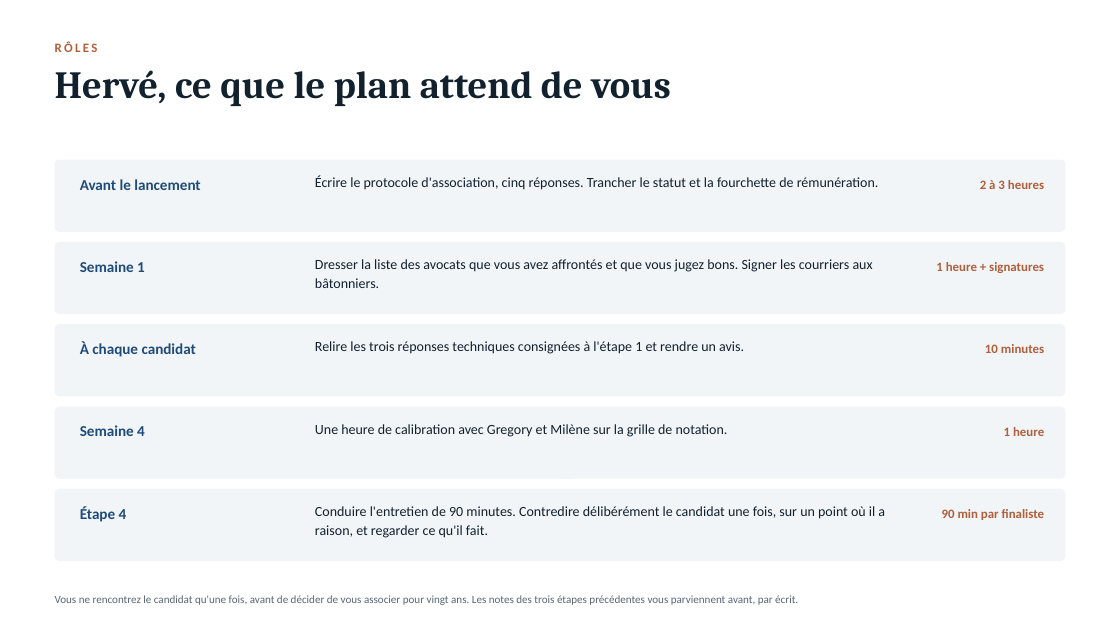
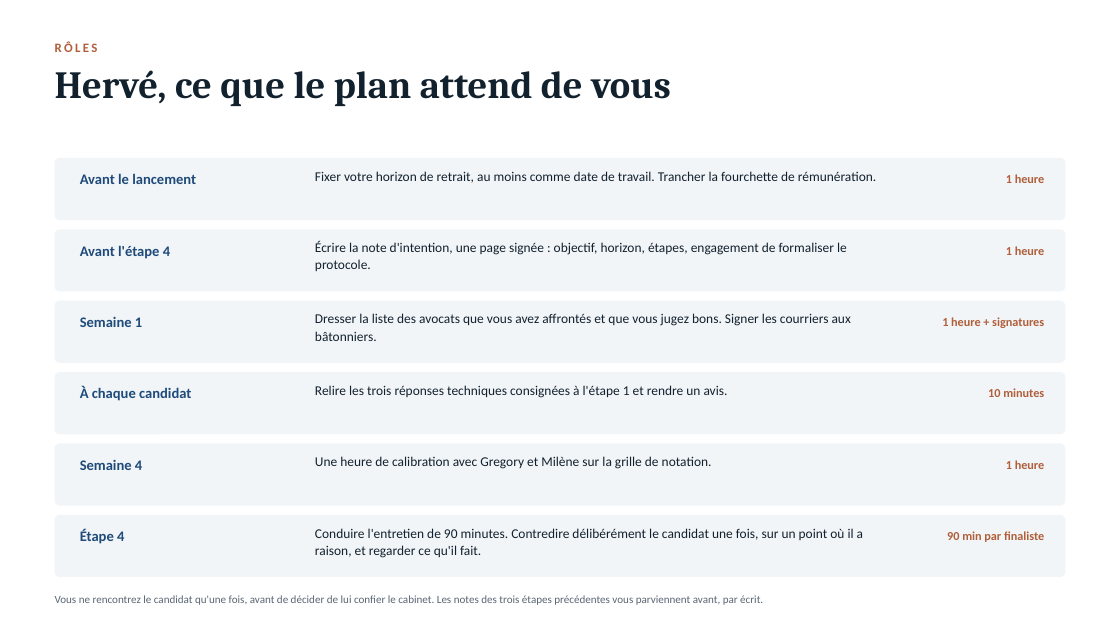
Before and after one commit to levygr/Recrutement, a slide deck: slide 14 of Plan-de-recrutement-presentation.pptx (slide 13 before the commit). Drawn at 1120x630 pixels with LibreOffice and Linux fonts; fonts in the diff are those of the drawing. Boxes give left, top, right and bottom in pixels: in the first picture for what was removed or moved away, otherwise in the second. Text is boxed around its words. In the diff, an @@ line names an element or a change of style, - is before the commit and + after.

```diff
--- a/Plan-de-recrutement-presentation.pptx
+++ b/Plan-de-recrutement-presentation.pptx
@@ rounded rectangle: place and size @@
-rounded rectangle at bbox=[55, 160, 1065, 232]
+rounded rectangle at bbox=[55, 158, 1065, 220]
@@ text at bbox=[315, 171, 876, 183]: text changed; size 12 to 11.5 pt @@
-Écrire le protocole d'association, cinq réponses. Trancher le statut et la fourchette de rémunération.
+Fixer votre horizon de retrait, au moins comme date de travail. Trancher la fourchette de rémunération.
@@ text at bbox=[1006, 174, 1045, 183]: text changed; size 11 to 10.5 pt @@
-2 à 3 heures
+1 heure
@@ rounded rectangle: place and size @@
-rounded rectangle at bbox=[55, 242, 1065, 314]
+rounded rectangle at bbox=[55, 229, 1065, 292]
@@ text added at bbox=[80, 245, 170, 259], 12.5 pt, text #1F4B7A, bold @@
+Avant l'étape 4
@@ text added at bbox=[315, 241, 847, 271], 11.5 pt, text #12212E @@
+Écrire la note d'intention, une page signée : objectif, horizon, étapes, engagement de formaliser le protocole.
@@ text at bbox=[1006, 246, 1045, 255]: text changed; size 11 to 10.5 pt @@
-1 heure + signatures
+1 heure
@@ rounded rectangle: place and size @@
-rounded rectangle at bbox=[55, 324, 1065, 397]
+rounded rectangle at bbox=[55, 301, 1065, 363]
@@ size 13 to 12.5 pt in 5 elements at bbox=[80, 173, 196, 184], bbox=[80, 529, 124, 544], bbox=[80, 460, 142, 470], bbox=[80, 386, 191, 401], bbox=[80, 317, 142, 327] @@
@@ text "Semaine 1": place and size @@
-text "Semaine 1" at bbox=[80, 261, 145, 272]
+text "Semaine 1" at bbox=[80, 317, 142, 327]
@@ size 12 to 11.5 pt; line spacing 16pt to 15pt in 4 elements at bbox=[315, 528, 863, 558], bbox=[315, 456, 712, 469], bbox=[315, 385, 728, 398], bbox=[315, 313, 851, 341] @@
@@ text "Dresser la liste des avocats ...": place and size @@
-text "Dresser la liste des avocats ..." at bbox=[315, 259, 873, 288]
+text "Dresser la liste des avocats ..." at bbox=[315, 313, 851, 341]
@@ text added at bbox=[942, 317, 1044, 328], 10.5 pt, text #B05F3A, bold @@
+1 heure + signatures
@@ rounded rectangle: place and size @@
-rounded rectangle at bbox=[55, 407, 1065, 479]
+rounded rectangle at bbox=[55, 372, 1065, 434]
@@ size 11 to 10.5 pt in 3 elements at bbox=[947, 531, 1044, 542], bbox=[1006, 460, 1045, 469], bbox=[988, 388, 1044, 397] @@
@@ 3 texts: place and size @@
-3 texts at bbox=[80, 341, 1044, 357]
+3 texts at bbox=[80, 385, 1044, 401]
@@ proportions changed in 5 elements at bbox=[55, 158, 1065, 220], bbox=[55, 229, 1065, 292], bbox=[55, 301, 1065, 363], bbox=[55, 372, 1065, 434], bbox=[55, 444, 1065, 506] @@
@@ rounded rectangle: place and size @@
-rounded rectangle at bbox=[55, 489, 1065, 561]
+rounded rectangle at bbox=[55, 444, 1065, 506]
@@ text "Semaine 4": place and size @@
-text "Semaine 4" at bbox=[80, 425, 145, 436]
+text "Semaine 4" at bbox=[80, 460, 142, 470]
@@ text "Une heure de calibration avec ...": place and size @@
-text "Une heure de calibration avec ..." at bbox=[315, 424, 728, 437]
+text "Une heure de calibration avec ..." at bbox=[315, 456, 712, 469]
@@ text "1 heure": place and size @@
-text "1 heure" at bbox=[1004, 427, 1044, 436]
+text "1 heure" at bbox=[1006, 460, 1045, 469]
@@ rounded rectangle added at bbox=[55, 515, 1065, 577], fill #F2F5F8 @@
@@ 3 texts: place and size @@
-3 texts at bbox=[80, 506, 1044, 538]
+3 texts at bbox=[80, 528, 1044, 558]
@@ text at bbox=[55, 595, 763, 605]: text changed @@
-Vous ne rencontrez le candidat qu'une fois, avant de décider de vous associer pour vingt ans. Les notes des trois étapes précédentes vous parviennent avant, par écrit.
+Vous ne rencontrez le candidat qu'une fois, avant de décider de lui confier le cabinet. Les notes des trois étapes précédentes vous parviennent avant, par écrit.
```
Also in this commit, not shown: 7 other slides changed, 3 slides added, 2 slides removed, 11 other files.
